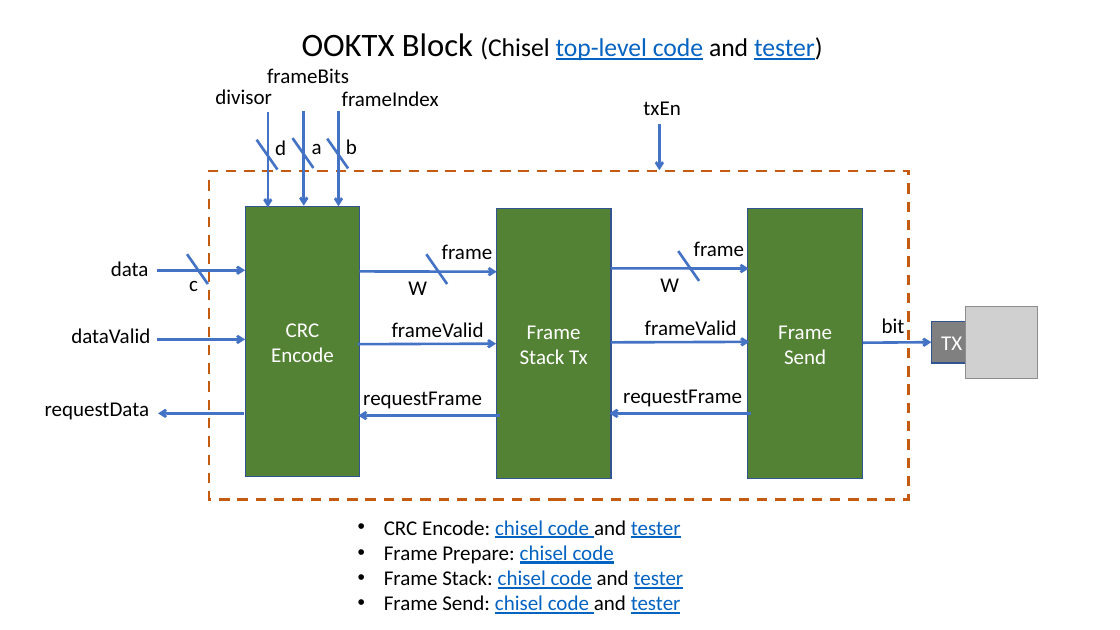
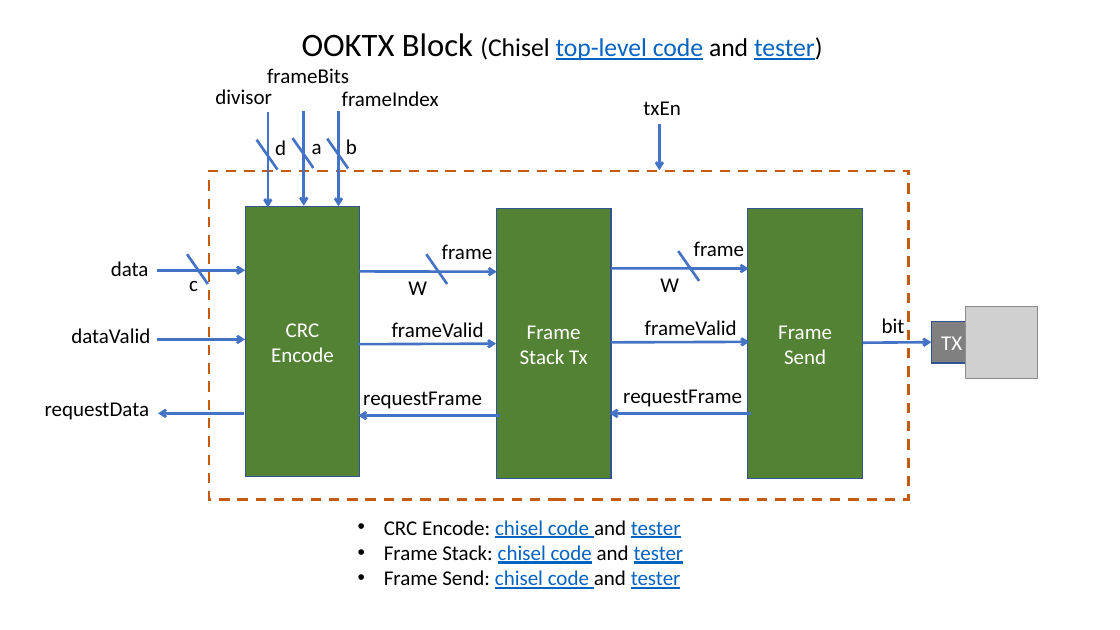
Before and after one commit to sijundu/ooktrx, a slide deck: slide 4 of OOKTRx_slides.pptx. Drawn at 1120x630 pixels with LibreOffice and Linux fonts; fonts in the diff are those of the drawing; grey boxes stand for pictures. Boxes give left, top, right and bottom in pixels: in the first picture for what was removed or moved away, otherwise in the second. Text is boxed around its words. In the diff, an @@ line names an element or a change of style, - is before the commit and + after.

Commit message:
updates

```diff
--- a/OOKTRx_slides.pptx
+++ b/OOKTRx_slides.pptx
@@ text at (x1=384, y1=545, x2=614, y2=564): paragraph removed @@
-• Frame Prepare: chisel code
```
